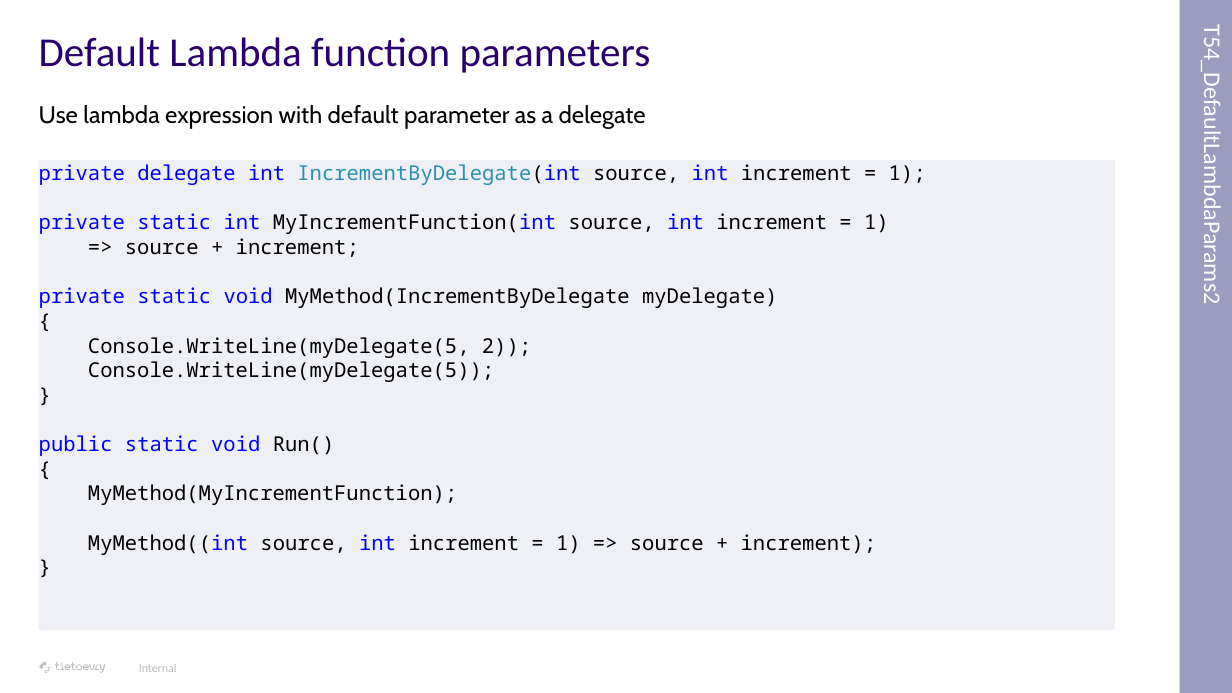
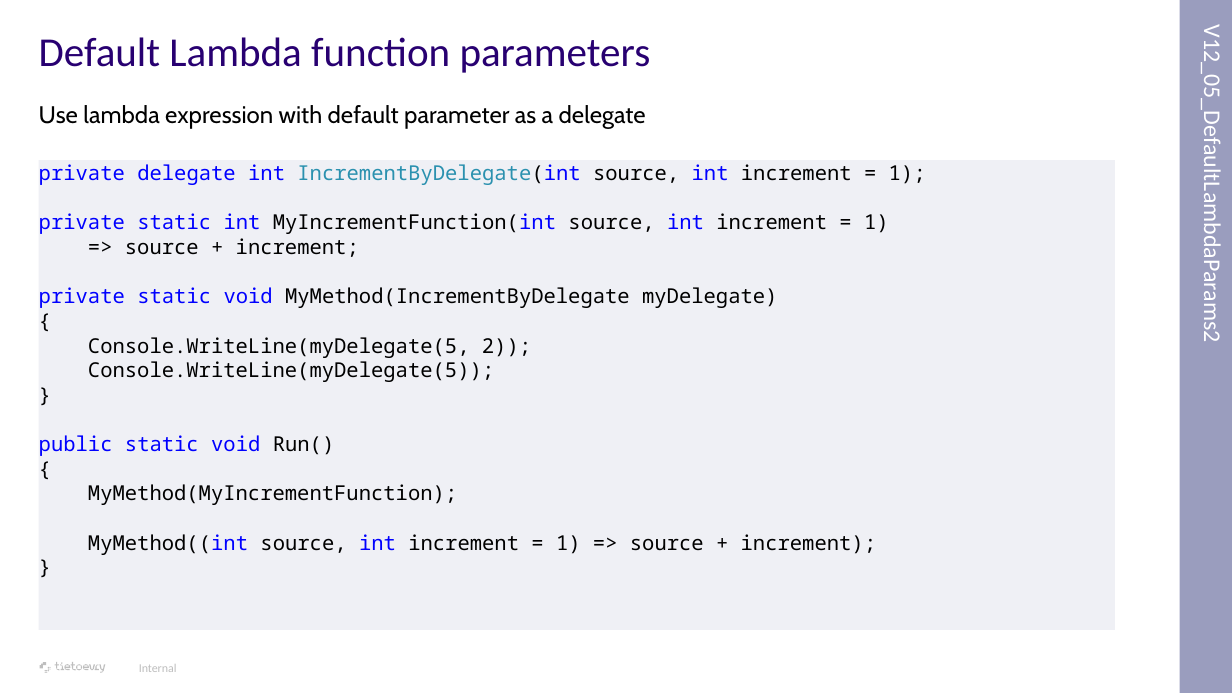
Before and after one commit to tomas-frankl/CSharpNewFeatures, a slide deck: slide 47 of Doc/New C# features.pptx. Drawn at 1232x693 pixels with LibreOffice and Linux fonts; fonts in the diff are those of the drawing; background and template pictures are left out. Boxes give left, top, right and bottom in pixels: in the first picture for what was removed or moved away, otherwise in the second. Text is boxed around its words. In the diff, an @@ line names an element or a change of style, - is before the commit and + after.

```diff
--- a/Doc/New C# features.pptx
+++ b/Doc/New C# features.pptx
@@ text in rectangle at [1198,56,1227,333]: text changed @@
-T54_DefaultLambdaParams2
+V12_05_DefaultLambdaParams2
```
Also in this commit, not shown: 34 other slides changed, 45 other files.
